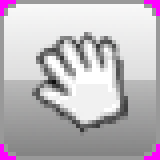
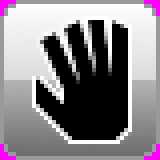
Layers edited between the first and the second w=160, h=160 image:
moved "Layer #2" above "Layer #5", painted on it over <box>4,4,156,140</box>
painted on "Layer #5" over <box>28,16,132,144</box>
hid "Layer", moved it above "Layer #4", painted on it over <box>4,4,156,156</box>
painted on "Layer #4" over <box>4,4,156,156</box>
showed "Layer #3", painted on it over <box>4,4,156,136</box>
painted on "Layer #1" over <box>4,4,156,156</box>
